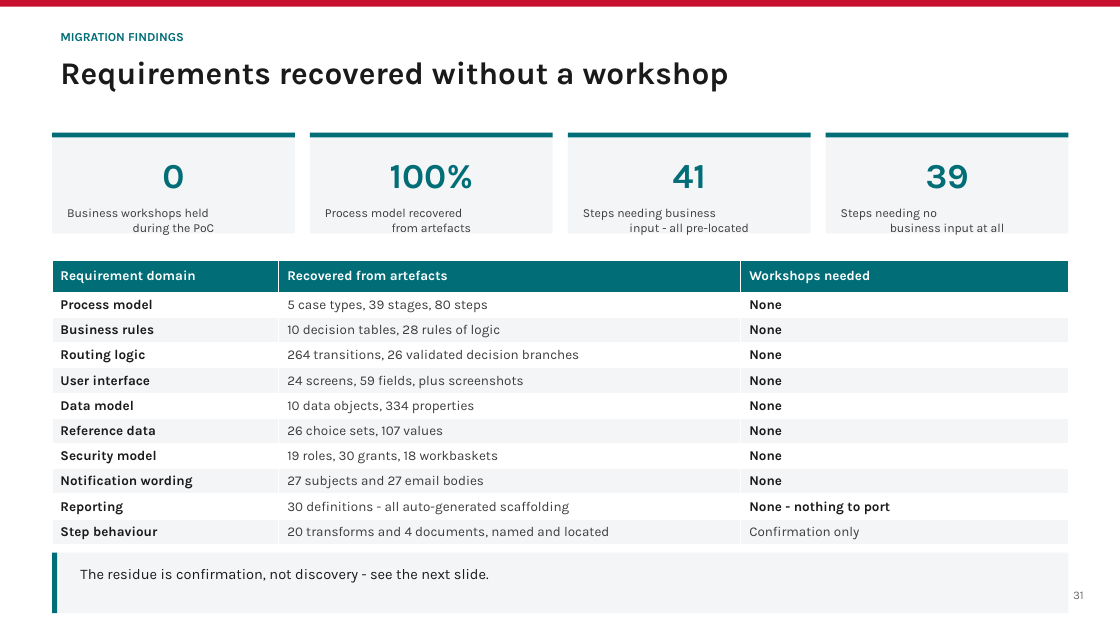
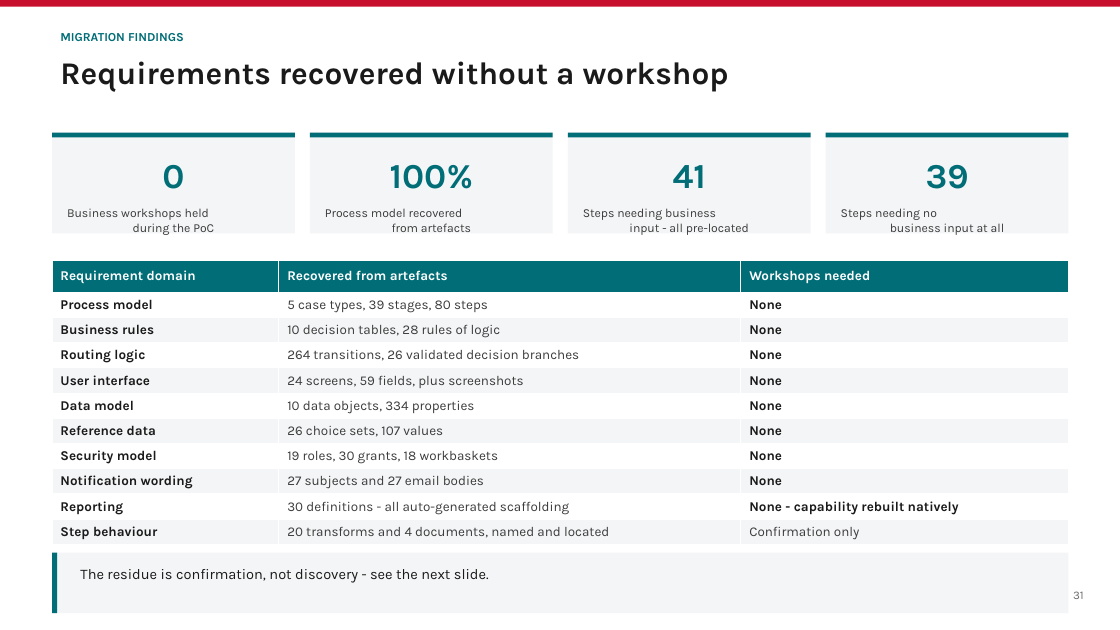
Before and after one commit to parclarke/LDD, a slide deck: slide 31 of lending-due-diligence-app/docs/Pega-to-PowerPlatform-Migration-PoC.pptx. Drawn at 1120x630 pixels with LibreOffice and Linux fonts; fonts in the diff are those of the drawing. Boxes give left, top, right and bottom in pixels: in the first picture for what was removed or moved away, otherwise in the second. Text is boxed around its words. In the diff, an @@ line names an element or a change of style, - is before the commit and + after.

```diff
--- a/lending-due-diligence-app/docs/Pega-to-PowerPlatform-Migration-PoC.pptx
+++ b/lending-due-diligence-app/docs/Pega-to-PowerPlatform-Migration-PoC.pptx
@@ table at [52, 260, 1069, 544] @@
-row 10, column 3: None - nothing to port
+row 10, column 3: None - capability rebuilt natively
```
Also in this commit, not shown: 3 other slides changed, 1 other file.
